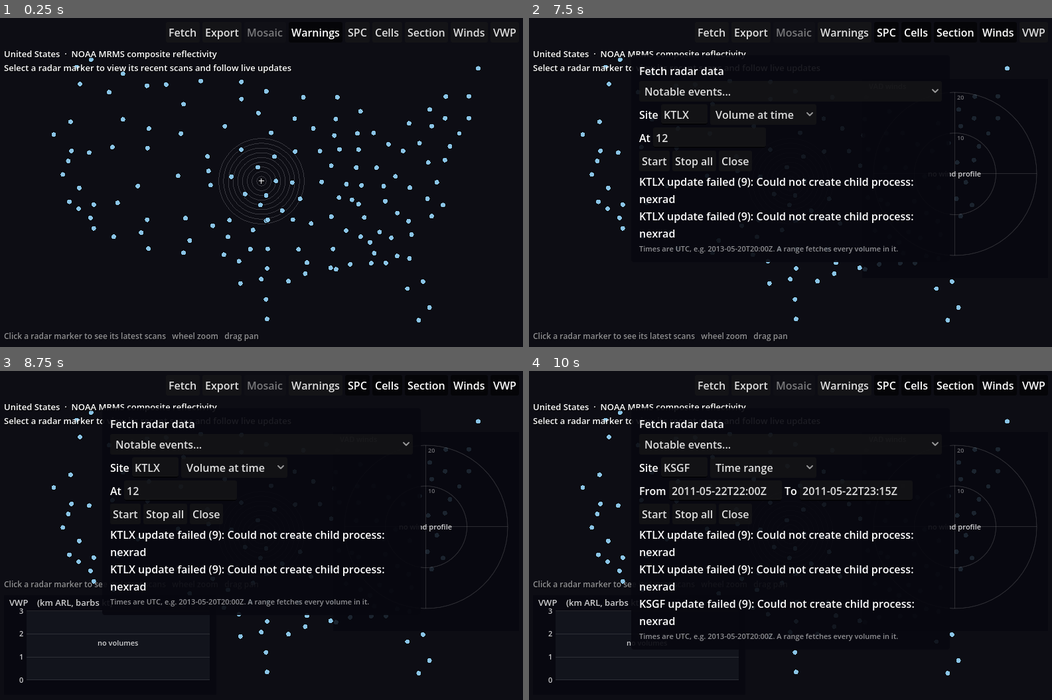
Above: before the commit, frames 1-4 (two rows, left to right).
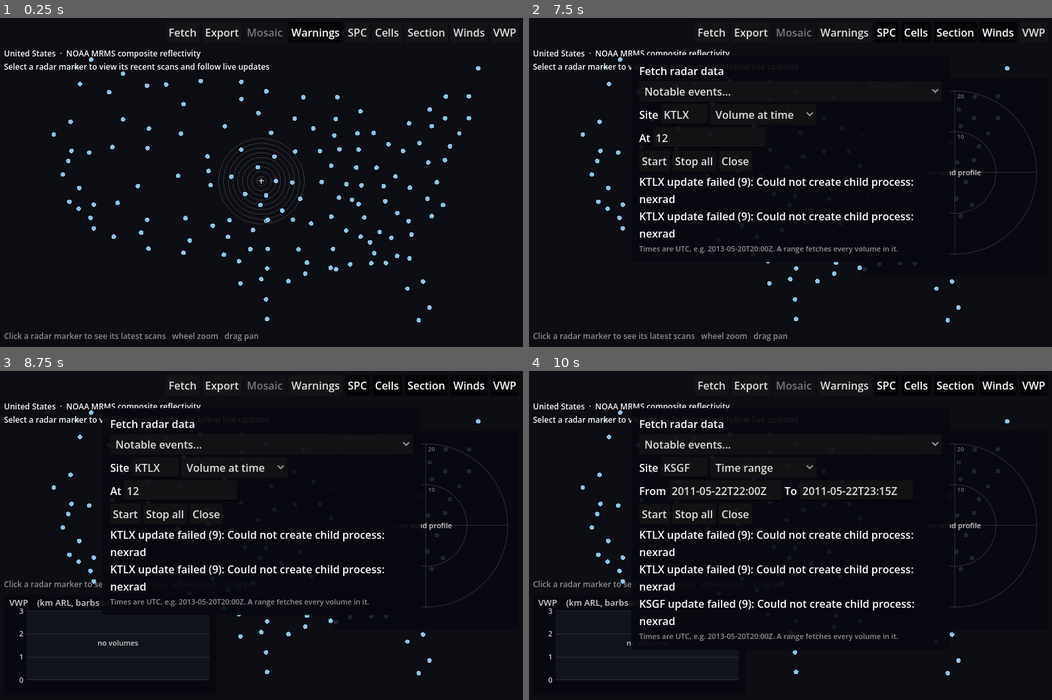
Above: after the commit, the same moments.

Repository: computerdane/droplet
Game: Godot game, scene res://scenes/main.tscn
The game is run twice, just before and just after one commit, with the same random seed, the same clock (stepped at 60 frames per second) and the same inputs.
Inputs (mouse positions are in pixels of both pictures, inside the frame that each line leads up to):
- Up to frame 1 (0.25 s): no input
- Up to frame 2 (7.5 s): click "Fetch" at 0.5 s; click (712, 136) at 1.27 s; type "12" at 1.35 s; click "Start" at 2 s; click "Start" at 2.75 s; click "Export" at 3.5 s; click "Warnings" at 4.25 s; click "SPC" at 5 s; click "Cells" at 5.75 s; click "Section" at 6.5 s; click "Winds" at 7.25 s
- Up to frame 3 (8.75 s): click "VWP" at 8 s
- Up to frame 4 (10 s): click "Notable events..." at 8.75 s; click "Stop all" at 9.5 s

The runs differ from the first frame. In frame 1, 1.2% of the frame differs, in the area x 0-56%, y 9-17%; in frame 2, 1.0%; in frame 3, 1.0%; in frame 4, 1.0%.

Commit message:
ui: reduce radar status text to 12 pt

Diff:
--- a/scripts/hud.gd
+++ b/scripts/hud.gd
@@ -139,7 +139,7 @@
 
 
 func _build_info() -> void:
-	info = _label(13)
+	info = _label(12)
 	info.position = Vector2(12, INFO_TOP)
 	add_child(info)
 	hint = _label(12)
Binary file changed: docs/screenshots/issue-22-browser.png
Binary file changed: tests/golden/azshr.png
Binary file changed: tests/golden/cones_mosaic.png
Binary file changed: tests/golden/cones_section.png
Binary file changed: tests/golden/cref_mosaic.png
Binary file changed: tests/golden/echo_tops.png
Binary file changed: tests/golden/hca_section.png
Binary file changed: tests/golden/hodograph_hover.png
Binary file changed: tests/golden/ppi_dvel_srm_mosaic.png
Binary file changed: tests/golden/ppi_ref.png
Binary file changed: tests/golden/rotation_tracks.png
Binary file changed: tests/golden/section_mosaic.png
(and 2 more such lines)
